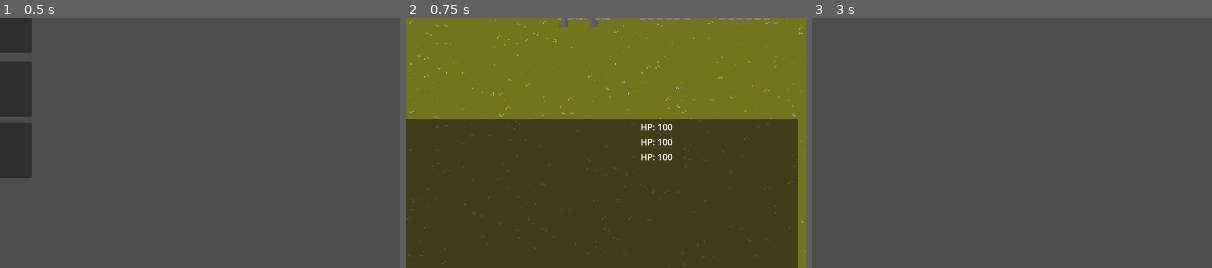
Above: before the commit, frames 1-3 (left to right).
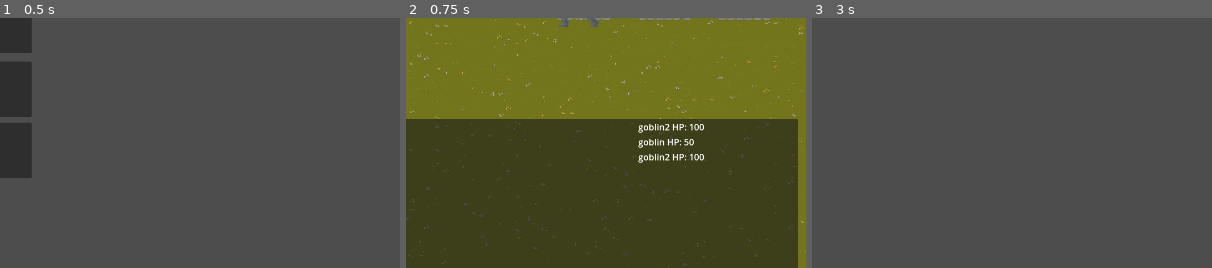
Above: after the commit, the same moments.

Repository: Pandaman1441/TB
Game: Godot game, scene res://main.tscn
The game is run twice, just before and just after one commit, with the same random seed, the same clock (stepped at 60 frames per second) and the same inputs.
Inputs:
- Up to frame 1 (0.5 s): no input
- Up to frame 2 (0.75 s): click "Battle" at 0.5 s
- Up to frame 3 (3 s): click "Basic Attack" at 1.25 s; click "Return" at 2 s; click "Shop" at 2.75 s
The pictures show only the part of the screen within x 50-100%, y 47-97%; the shares and areas given below are measured in that part.

Frame 1 is identical in both runs. In frame 2, 0.8% of the frame differs, in the area x 58-75%, y 42-58%; in frame 3, nothing differs.

Commit message:
skill buttons work now, correctly applying dmg to enemies

Diff:
--- a/Classes/Actors/Enemies/goblin.tscn
+++ b/Classes/Actors/Enemies/goblin.tscn
@@ -16,20 +16,20 @@
 
 
 
-func _ready() -> void:
-	pass
-
-func is_alive() -> bool:
-	return true
-
-func start_turn(target: Archetype, action) -> void:
-	pass
-
-func end_turn() -> void:
-	pass
-
-func apply_damage(amount: int) -> void:
-	pass
+#func _ready() -> void:
+	#pass
+#
+#func is_alive() -> bool:
+	#return true
+	#
+#func start_turn(target: Archetype, action) -> void:
+	#pass
+	#
+#func end_turn() -> void:
+	#pass
+	#
+#func apply_damage(amount: int) -> void:
+	#pass
 "
 
 [sub_resource type="Resource" id="Resource_2n22v"]
--- a/Classes/Base Files/archetype.gd
+++ b/Classes/Base Files/archetype.gd
@@ -40,7 +40,6 @@
 func play_turn(target: Array[Archetype], action, data):
 	emit_signal('turn_started', self)
 	#ap = 2
-	print(action)
 	match action:
 		&"basic attack":
 			basic_attack(target[0])
@@ -49,10 +48,9 @@
 		&"wait":
 			pass
 		&"skill":
-			print('in skill archetype')
 			var s : Skill_Instance = skill_states[data]
 			if s.can_use(self):
-				s.execute(self, target[0])
+				await s.execute(self, target[0])
 	#action.execute(self, target)
 	await get_tree().create_timer(1.0).timeout
 
@@ -67,7 +65,7 @@
 
 func apply_damage(amount: int) -> void:
 	emit_signal('took_damage', self, amount)
-	var text = '{0} took {1} dmg'.format([self, amount])
+	var text = '{0} took {1} dmg'.format([c_name, amount])
 	print(text)
 	stats.hp.current = max(stats.hp.current - amount, 0)
 	if stats.hp.current <= 0:
@@ -96,8 +94,8 @@
 func basic_attack(target: Archetype):
 	var pct = Calc_Hc.hit_chance(self, target)
 	if Calc_Hc.roll_hit(pct):
-		var text = '{0} attacks {1} for {2}'.format([c_name, target.c_name, stats.pp.current])
-		print(text)
+		#var text = '{0} attacks {1} for {2}'.format([c_name, target.c_name, stats.pp.current])
+		#print(text)
 		animations.position = Vector2(40,0)
 		animations.play('attack')
 		await animations.animation_finished
--- a/Classes/Skills/Scripts/fireball.gd
+++ b/Classes/Skills/Scripts/fireball.gd
@@ -5,13 +5,8 @@
 
 
 func execute(user: Archetype, target: Archetype) -> void:
-	print('in fireball')
-	print(target)
 	var dmg = get_damage(user)
-	print(dmg)
 	target.apply_damage(dmg)
-	print('hello')
-	await target.apply_damage(user.stats.pp.current)
 
 
 func get_damage(user: Archetype) -> int:
--- a/Classes/Skills/skill_instance.gd
+++ b/Classes/Skills/skill_instance.gd
@@ -12,12 +12,6 @@
 	return user.stats.resource.current >= def.mana_cost and current_cooldown == 0
 
 func execute(user: Archetype, target: Archetype):
-	print('in skill instance')
-	print(target.stats.hp.current)
-	print(user.stats.resource.current)
-
 	user.stats.resource.current -= def.mana_cost
 	await def.effect.execute(user, target)
 	current_cooldown = def.cooldown
-	print(target.stats.hp.current)
-	print(user.stats.resource.current)
--- a/Classes/Stats/Allies/artificer.tres
+++ b/Classes/Stats/Allies/artificer.tres
@@ -6,8 +6,8 @@
 
 [sub_resource type="Resource" id="Resource_vytfe"]
 script = ExtResource("1_vytfe")
-cap = 80
-current = 80
+cap = 100
+current = 100
 metadata/_custom_type_script = "uid://blkdsvov2qb3j"
 
 [sub_resource type="Resource" id="Resource_sxga6"]
--- a/Combat/turn_queue.gd
+++ b/Combat/turn_queue.gd
@@ -25,7 +25,7 @@
 	# compare two character's inititive rolls
 	return a.inititive > b.inititive
 
-func play_turn(target : Array[Archetype], action, data):
+func play_turn(target : Array[Archetype], action:String, data):
 	await active_character.play_turn(target,action, data)
 	idx = (idx + 1) % battlers.size()
 	active_character = battlers[idx]
--- a/Screens/battle.tscn
+++ b/Screens/battle.tscn
@@ -1,11 +1,96 @@
-[gd_scene load_steps=7 format=4 uid="uid://dclwxggw4286d"]
+[gd_scene load_steps=22 format=4 uid="uid://dclwxggw4286d"]
 
 [ext_resource type="Script" uid="uid://djne75hraxpj1" path="res://Screens/scripts/battle.gd" id="1_w7k78"]
 [ext_resource type="Script" uid="uid://bmbcbxtaedqss" path="res://Combat/turn_queue.gd" id="3_dphil"]
 [ext_resource type="PackedScene" uid="uid://dx02jry4qf6y7" path="res://Classes/Actors/Enemies/goblin.tscn" id="4_4myx4"]
 [ext_resource type="Script" uid="uid://dpd4exhhwbup3" path="res://Screens/battle_hud.gd" id="5_4myx4"]
+[ext_resource type="Script" uid="uid://blkdsvov2qb3j" path="res://Classes/Base Files/stat.gd" id="5_djahj"]
 [ext_resource type="PackedScene" uid="uid://d05a82gggsiat" path="res://Classes/Actors/Allies/artificer.tscn" id="5_lvpb0"]
 [ext_resource type="TileSet" uid="uid://cmg8247ji70n1" path="res://Assets/Texture/Extra/battle.tres" id="6_4myx4"]
+[ext_resource type="Script" uid="uid://cfsam6xb235qy" path="res://Classes/Base Files/statF.gd" id="6_c11b4"]
+[ext_resource type="Script" uid="uid://cpvnvjmumhe8t" path="res://Classes/Stats/starting_stats.gd" id="6_wv8or"]
+
+[sub_resource type="Resource" id="Resource_m47lk"]
+script = ExtResource("5_djahj")
+cap = 100
+current = 100
+metadata/_custom_type_script = "uid://blkdsvov2qb3j"
+
+[sub_resource type="Resource" id="Resource_541ba"]
+script = ExtResource("5_djahj")
+cap = 5
+current = 5
+metadata/_custom_type_script = "uid://blkdsvov2qb3j"
+
+[sub_resource type="Resource" id="Resource_a5jxk"]
+script = ExtResource("5_djahj")
+cap = 0
+current = 0
+metadata/_custom_type_script = "uid://blkdsvov2qb3j"
+
+[sub_resource type="Resource" id="Resource_qx4ik"]
+script = ExtResource("6_c11b4")
+cap = 1.5
+current = 1.5
+metadata/_custom_type_script = "uid://cfsam6xb235qy"
+
+[sub_resource type="Resource" id="Resource_c11b4"]
+script = ExtResource("5_djahj")
+cap = 50
+current = 50
+metadata/_custom_type_script = "uid://blkdsvov2qb3j"
+
+[sub_resource type="Resource" id="Resource_f342s"]
+script = ExtResource("5_djahj")
+cap = 5
+current = 5
+metadata/_custom_type_script = "uid://blkdsvov2qb3j"
+
+[sub_resource type="Resource" id="Resource_jq1yn"]
+script = ExtResource("5_djahj")
+cap = 5
+current = 5
+metadata/_custom_type_script = "uid://blkdsvov2qb3j"
+
+[sub_resource type="Resource" id="Resource_p2dog"]
+script = ExtResource("5_djahj")
+cap = 5
+current = 5
+metadata/_custom_type_script = "uid://blkdsvov2qb3j"
+
+[sub_resource type="Resource" id="Resource_0y5ti"]
+script = ExtResource("5_djahj")
+cap = 5
+current = 5
+metadata/_custom_type_script = "uid://blkdsvov2qb3j"
+
+[sub_resource type="Resource" id="Resource_40hy6"]
+script = ExtResource("5_djahj")
+cap = 10
+current = 10
+metadata/_custom_type_script = "uid://blkdsvov2qb3j"
+
+[sub_resource type="Resource" id="Resource_3bws7"]
+script = ExtResource("5_djahj")
+cap = 5
+current = 5
+metadata/_custom_type_script = "uid://blkdsvov2qb3j"
+
+[sub_resource type="Resource" id="Resource_uads4"]
+script = ExtResource("6_wv8or")
+class_type = "Class type"
+hp = SubResource("Resource_c11b4")
+pp = SubResource("Resource_p2dog")
+mp = SubResource("Resource_f342s")
+ag = SubResource("Resource_541ba")
+wp = SubResource("Resource_3bws7")
+pr = SubResource("Resource_0y5ti")
+mr = SubResource("Resource_jq1yn")
+resource = SubResource("Resource_40hy6")
+accuracy = SubResource("Resource_m47lk")
+crit_chance = SubResource("Resource_a5jxk")
+crit_dmg = SubResource("Resource_qx4ik")
+metadata/_custom_type_script = "uid://cpvnvjmumhe8t"
 
 [node name="Battle" type="Node2D"]
 script = ExtResource("1_w7k78")
@@ -35,12 +120,16 @@
 
 [node name="goblin" parent="TurnQueue" instance=ExtResource("4_4myx4")]
 position = Vector2(838.2, 201.7)
+stats = SubResource("Resource_uads4")
+c_name = "goblin"
 
 [node name="goblin2" parent="TurnQueue" instance=ExtResource("4_4myx4")]
 position = Vector2(915.2, 288.6)
+c_name = "goblin2"
 
 [node name="goblin3" parent="TurnQueue" instance=ExtResource("4_4myx4")]
 position = Vector2(997.7, 367.8)
+c_name = "goblin2"
 
 [node name="CanvasLayer" type="CanvasLayer" parent="."]
 
@@ -94,6 +183,7 @@
 layout_mode = 2
 
 [node name="BattleLog" type="ItemList" parent="CanvasLayer/BattleHUD/Panel"]
+layout_mode = 0
 offset_left = -14.0
 offset_top = -608.0
 offset_right = 26.0
--- a/Screens/battle_hud.gd
+++ b/Screens/battle_hud.gd
@@ -37,6 +37,8 @@
 	wait_btn.visible = false
 
 func setup(battlers: Array[Archetype]):
+	for c in foe_info.get_children():
+		c.queue_free()
 	for i in battlers:
 		if not i.party_member:
 			var l = Label.new()
@@ -64,6 +66,7 @@
 				emit_signal('select_action', &'skill', idx))
 			skills_box.add_child(b)
 
+
 func _clear_skills():
 	for c in skills_box.get_children():
 		c.queue_free()
--- a/Screens/scripts/battle.gd
+++ b/Screens/scripts/battle.gd
@@ -22,7 +22,6 @@
 func battle_start():
 	active = true
 	active_battler = get_active_battler()
-	hud.setup(battlers)
 	play_turn()
 
 func battle_end():
@@ -38,6 +37,7 @@
 	emit_signal('battle_ends')
 
 func play_turn():
+	hud.setup(battlers)
 	active_battler = get_active_battler()
 	while not active_battler.is_alive():
 		turn_queue.skip_turn()
@@ -48,12 +48,13 @@
 	if opponents.is_empty():
 		battle_end()
 		return
+
 	if not active_battler.party_member:    # npc turn
 		for t in opponents:                # probably make a call to the archetype and setup their logic in a method
 			if t.is_alive():
 				targets.append(t)
 		if not targets.is_empty():
-			await turn_queue.play_turn(targets, 'basic attack', null)
+			await turn_queue.play_turn(targets, &"basic attack", null)
 
 	else:          # player turn
 		await start_player_turn()
@@ -74,8 +75,6 @@
 		return turn_queue.get_party()
 
 func start_player_turn() -> void:
-	print('battle.gd player turn')
-
 	hud.bind_char(active_battler)
 	var args = await hud.select_action
 	var action: StringName = args[0]
@@ -89,7 +88,7 @@
 
 	match action:
 		&"basic_attack":
-			await turn_queue.play_turn(targets, action, data)
+			await turn_queue.play_turn(targets, &"basic attack", null)
 		&"move":
 			turn_queue.skip_turn()
 		&"wait":
@@ -97,7 +96,7 @@
 		&"skill":
 			var text = '{0} wants to use {1} on {2}'.format([active_battler.c_name, active_battler.skills_defs[data].skill_name, targets[0].c_name])
 			print(text)
-			await turn_queue.play_turn(targets, action, data)
+			await turn_queue.play_turn(targets, &"skill", data)
 
 
 func end_player_turn():
